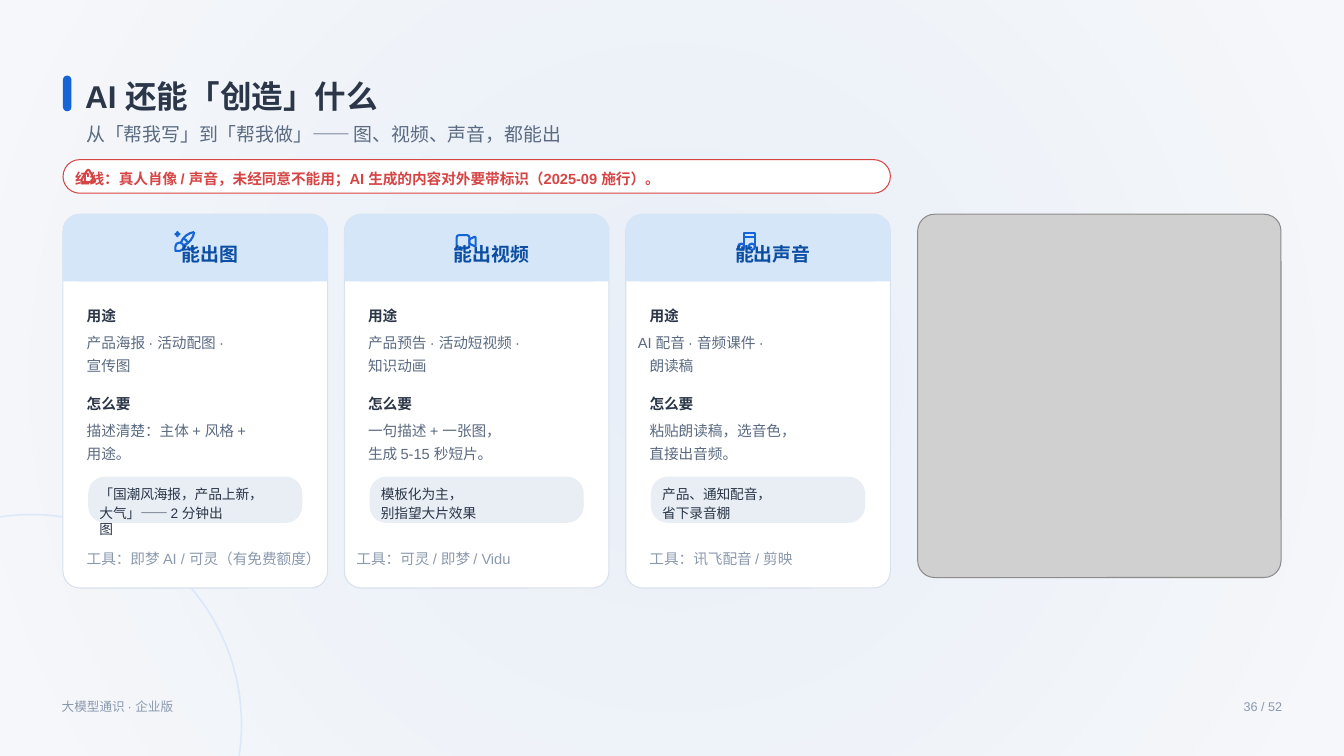
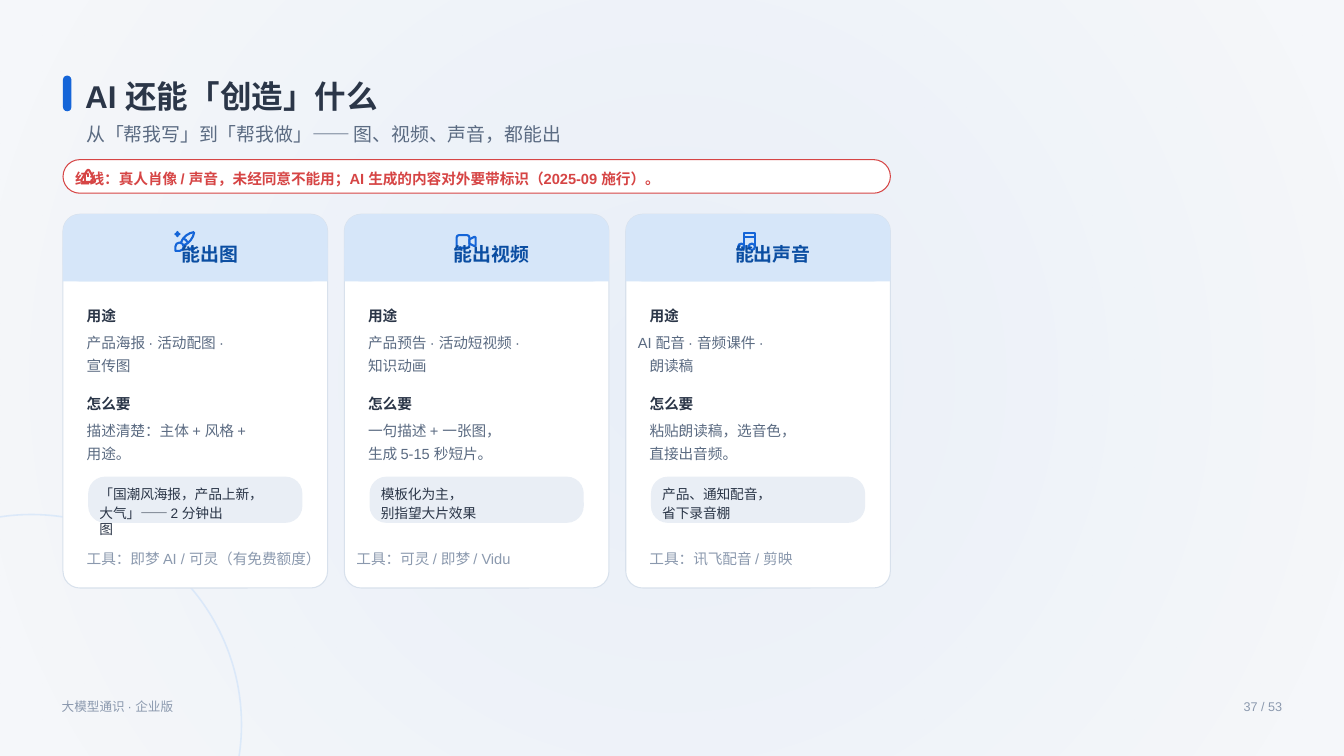
Before and after one commit to swift3000/qiyepinpeixun, a slide deck: slide 37 of 企业AI培训_交付包/初级课程_完整交付包/03_PPT课件/通用基础_PPT1_v3.pptx (slide 36 before the commit). Drawn at 1344x756 pixels with LibreOffice and Linux fonts; fonts in the diff are those of the drawing; grey boxes stand for pictures. Boxes give left, top, right and bottom in pixels: in the first picture for what was removed or moved away, otherwise in the second. Text is boxed around its words. In the diff, an @@ line names an element or a change of style, - is before the commit and + after.

```diff
--- a/企业AI培训_交付包/初级课程_完整交付包/03_PPT课件/通用基础_PPT1_v3.pptx
+++ b/企业AI培训_交付包/初级课程_完整交付包/03_PPT课件/通用基础_PPT1_v3.pptx
@@ picture removed at (918, 214, 1280, 577) @@
@@ text at (1244, 702, 1282, 711): text changed @@
-36 / 52
+37 / 53
```
Also in this commit, not shown: 42 other slides changed, 1 slide added, 20 other files.
